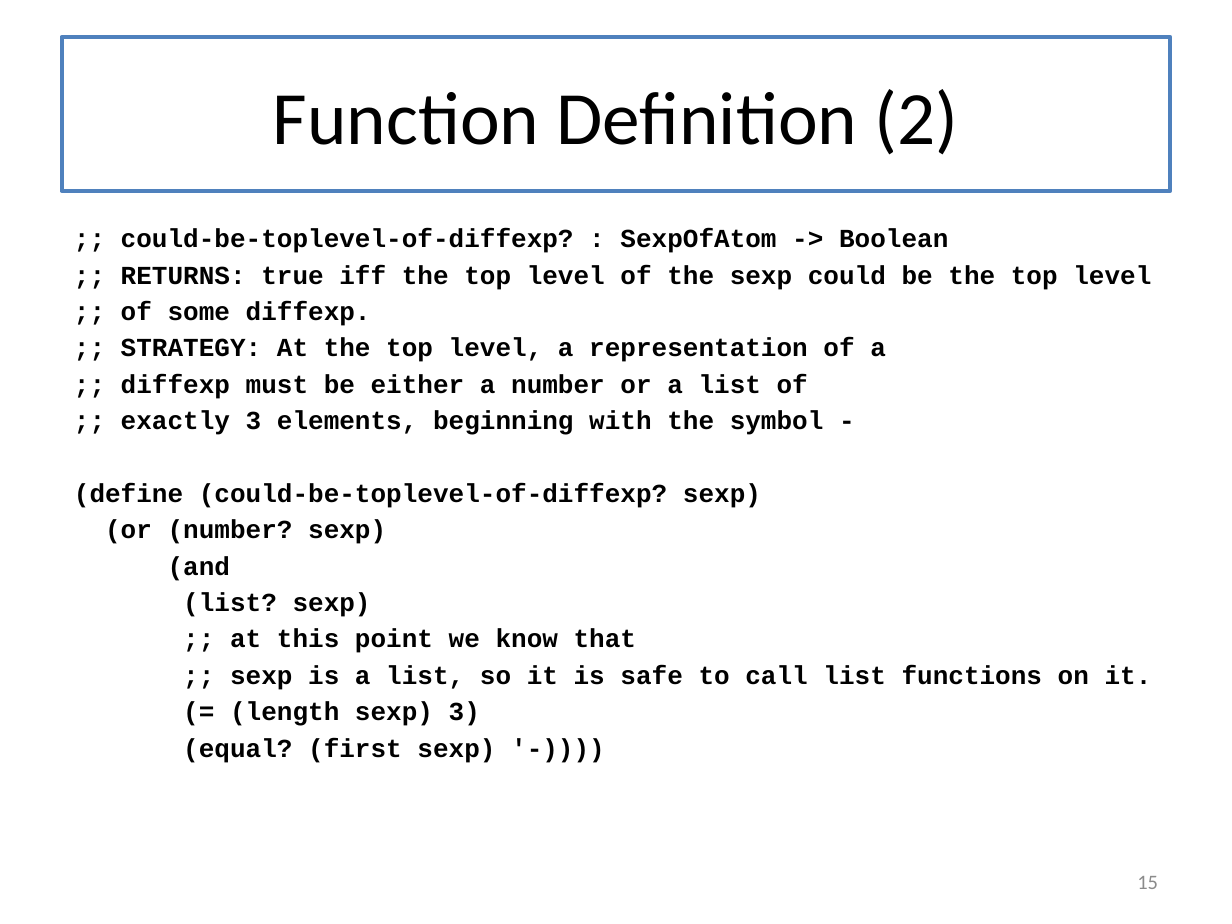
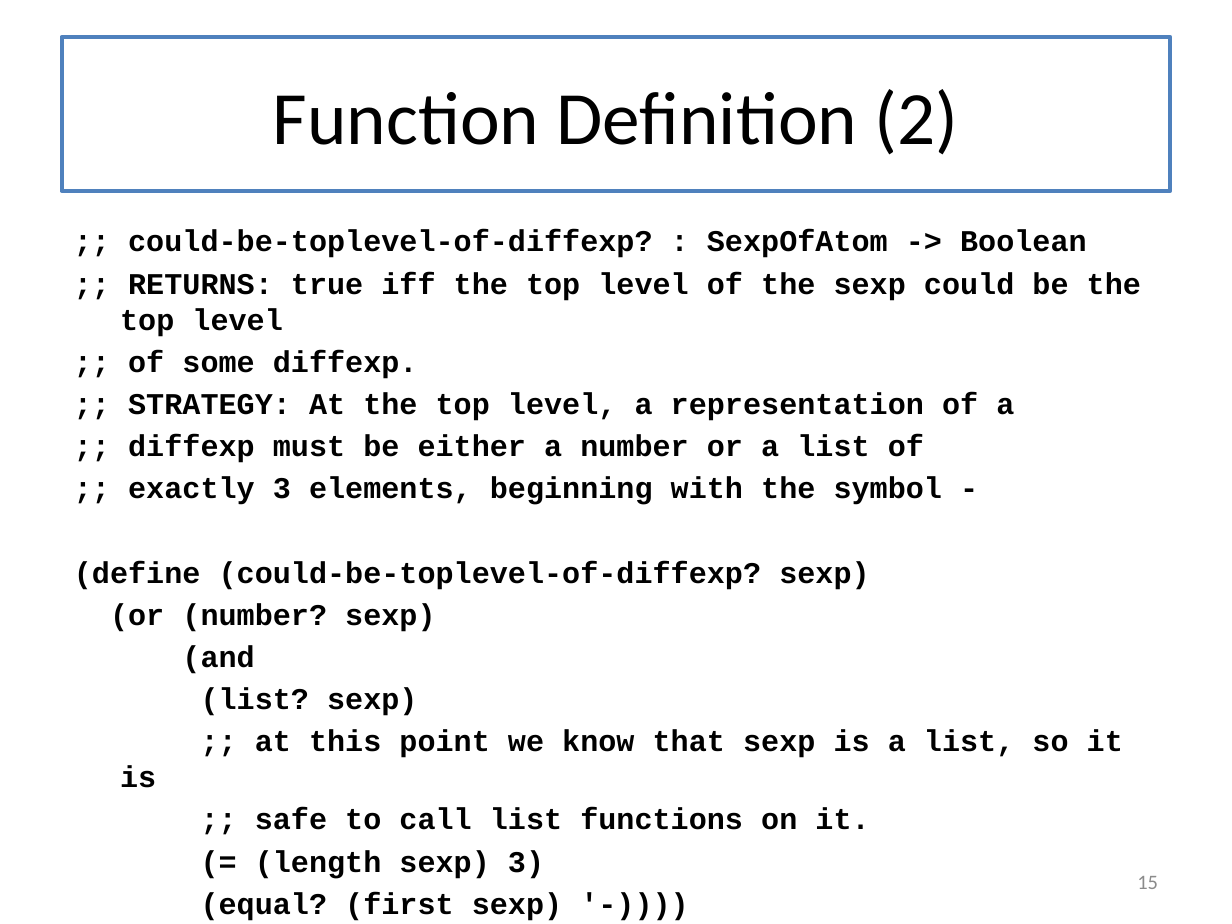
Before and after one commit to mwand/cs5010f16, a slide deck: slide 15 of Slides/Lesson 8.1 Introducing General Recursion.pptx. Drawn at 1232x924 pixels with LibreOffice and Linux fonts; fonts in the diff are those of the drawing. Boxes give left, top, right and bottom in pixels: in the first picture for what was removed or moved away, otherwise in the second. Text is boxed around its words. In the diff, an @@ line names an element or a change of style, - is before the commit and + after.

```diff
--- a/Slides/Lesson 8.1 Introducing General Recursion.pptx
+++ b/Slides/Lesson 8.1 Introducing General Recursion.pptx
@@ text at <box>74,230,1141,716</box>: size 15.2 to 17.6 pt in ";; could-be-toplevel-of-diffexp? : SexpOfAtom -> Boolean", ";; RETURNS: true iff the top level ...", ";; of some diffexp.", ";; STRATEGY: At the top level, a ..." and 8 more places @@
@@ text at <box>120,730,1123,830</box>: text changed; size 15.2 to 17.6 pt @@
-;; at this point we know that
-;; sexp is a list, so it is safe to call list functions on it.
+;; at this point we know that sexp is a list, so it is
+;; safe to call list functions on it.
```
Also in this commit, not shown: 9 other slides changed, 6 other files.
